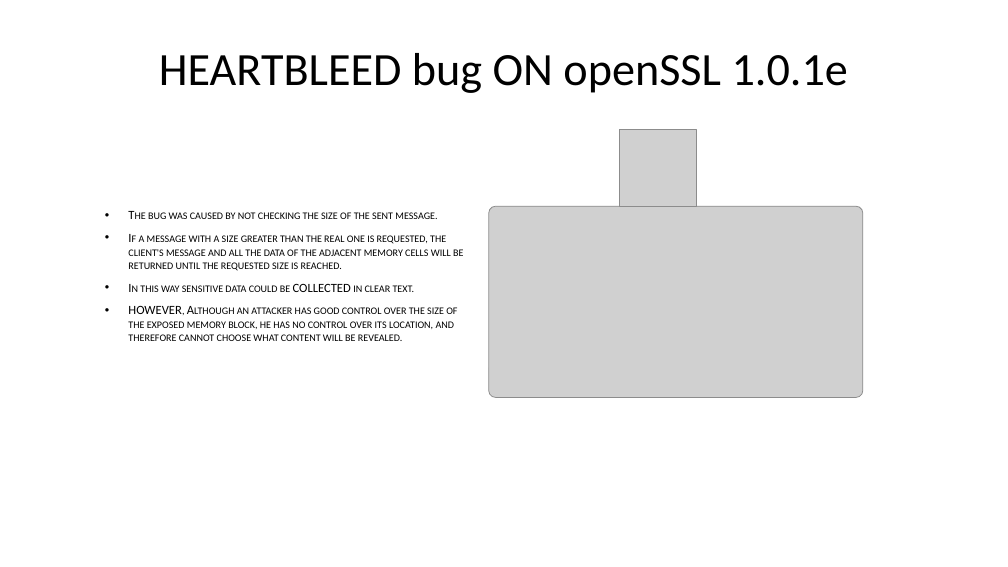
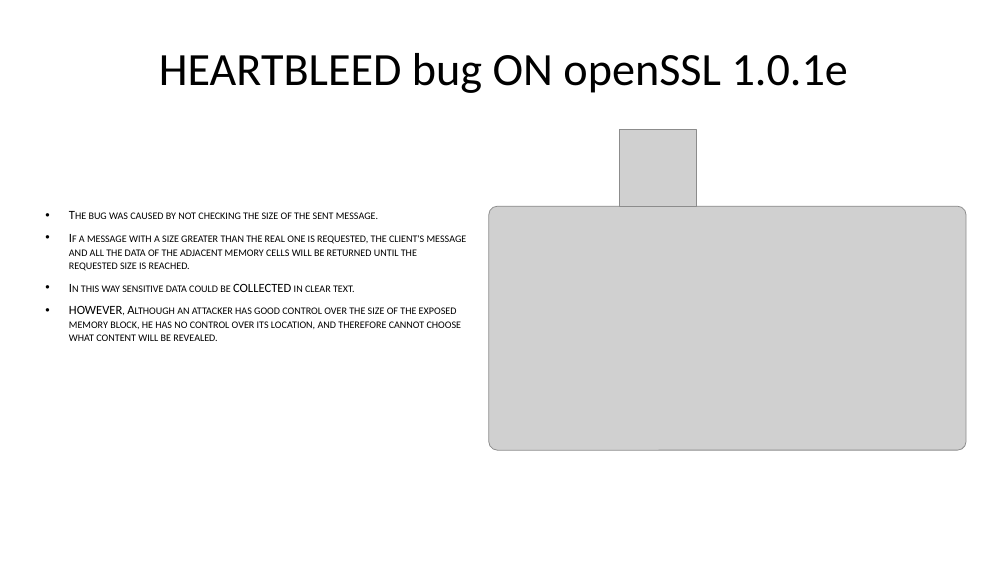
Before and after one commit to DeMaCS-UNICAL/NetworkSecurity, a slide deck: slide 16 of slides/SSL.pptx. Drawn at 1008x567 pixels with LibreOffice and Linux fonts; fonts in the diff are those of the drawing; grey boxes stand for pictures. Boxes give left, top, right and bottom in pixels: in the first picture for what was removed or moved away, otherwise in the second. Text is boxed around its words. In the diff, an @@ line names an element or a change of style, - is before the commit and + after.

```diff
--- a/slides/SSL.pptx
+++ b/slides/SSL.pptx
@@ text "The bug was caused by ..." rewrapped from (128,212,463,341) to (69,212,467,341) @@
@@ picture: place and size @@
-picture at (489,206,864,398)
+picture at (489,206,966,451)
```
Also in this commit, not shown: 3 other slides changed, 4 other files.
